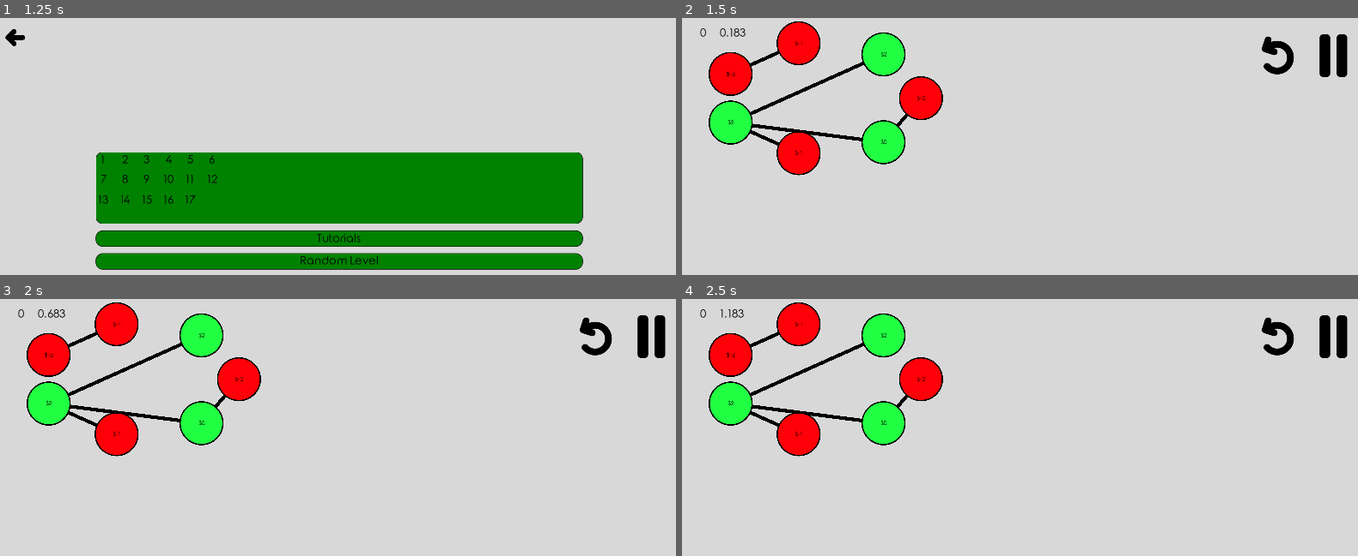
Above: before the commit, frames 1-4 (two rows, left to right).
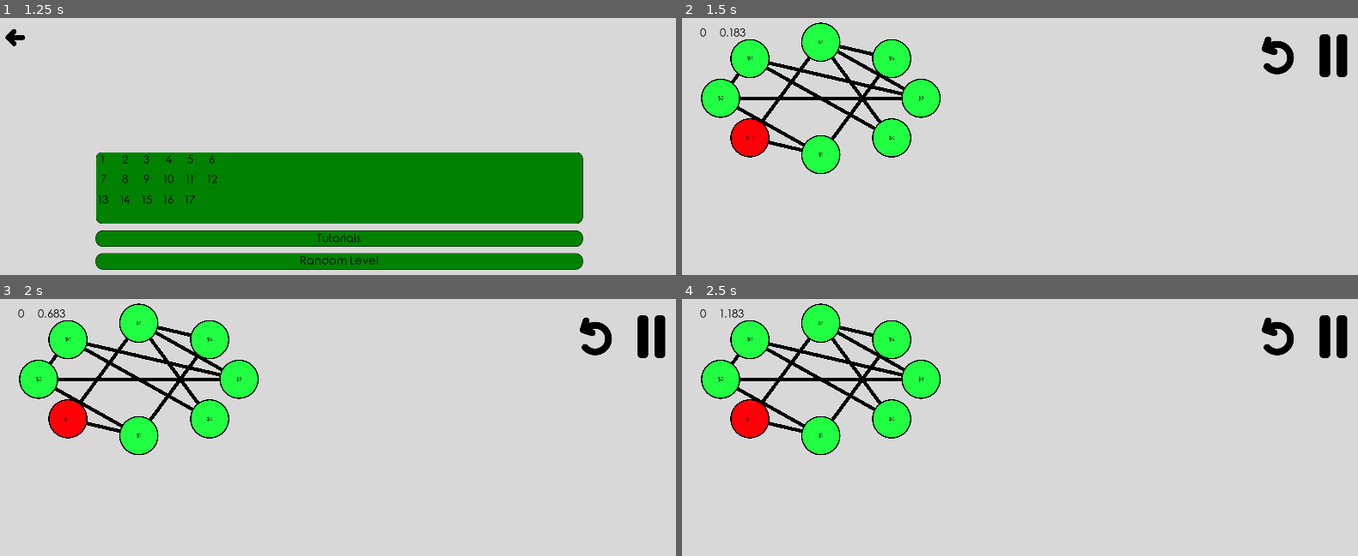
Above: after the commit, the same moments.

Repository: Inglo-Games/dollar-shuffle
Game: Godot game, scene res://scenes/main_menu.tscn
The game is run twice, just before and just after one commit, with the same random seed, the same clock (stepped at 60 frames per second) and the same inputs.
Inputs (mouse positions are in pixels of both pictures, inside the frame that each line leads up to):
- Up to frame 1 (1.25 s): click "CHOOSE LEVEL" at 0.5 s
- Up to frame 2 (1.5 s): click "Random Level" at 1.25 s
- Up to frame 3 (2 s): no input
- Up to frame 4 (2.5 s): click (1276, 337) at 2 s

Frame 1 is identical in both runs. In frame 2, 9.1% of the frame differs, in the area x 2-39%, y 1-62%; in frame 3, 9.1%; in frame 4, 9.1%.

Commit message:
Replacing UUID class with RNG seed class

Diff:
--- a/scripts/level.gd
+++ b/scripts/level.gd
@@ -13,7 +13,7 @@
 const GameGraph = preload("res://scripts/graph.gd")
 
 # Load utility classes
-const UUID = preload("res://scripts/uuid.gd")
+const RNG = preload("res://scripts/rng_seed.gd")
 
 # Load pause menu
 const PausePopup = preload("res://scripts/pause_popup.gd")
@@ -108,7 +108,7 @@
 	globals.record_win(len(moves), secs)
 	# If this is a randomly generated level...
 	if typeof(globals.current_level) == TYPE_STRING:
-		globals.current_level = UUID.gen_uuid(randi())
+		globals.current_level = RNG.gen_seed()
 		transition_graph()
 	# If this is a pre-made level...
 	elif typeof(globals.current_level) == TYPE_INT:
--- a/scripts/level_menu.gd
+++ b/scripts/level_menu.gd
@@ -3,7 +3,7 @@
 # Get referenced classes
 const FileIO = preload("res://scripts/file_io.gd")
 const LevelClass = preload("res://scripts/level.gd")
-const UUID = preload("res://scripts/uuid.gd")
+const RNG = preload("res://scripts/rng_seed.gd")
 
 # GUI objects
 onready var back_btn = get_node("back_btn")
@@ -49,7 +49,7 @@
 
 func random_level():
 	# Set the current level global var to a random string
-	globals.current_level = UUID.gen_uuid(null)
+	globals.current_level = RNG.gen_seed()
 	# Load instance of game scene
 	var level_scene = ResourceLoader.load("res://scenes/game.tscn")
 	get_tree().get_root().add_child(level_scene.instance())
--- /dev/null
+++ b/scripts/rng_seed.gd
@@ -0,0 +1,21 @@
+# This utility class allows setting the seed for the internal RNG as well as
+# generating and returning a new seed.  This allows players to select random
+# puzzles to play and replay by setting the seed accordingly.
+extends Node
+
+# Set the RNG seed to a given value
+static func set_seed(input):
+	seed(hash(input))
+
+# Generate and return a new seed
+static func gen_seed():
+	# Reset RNG
+	randomize()
+	# Generate a new string based on a random int
+	var new_seed = Marshalls.variant_to_base64(randi())
+	# Cut off the first and last 5 characters, since they're always the same
+	new_seed.erase(0,5)
+	new_seed.erase(6,5)
+	# Set new seed and return it
+	seed(hash(new_seed))
+	return new_seed
--- a/scripts/uuid.gd
+++ /dev/null
@@ -1,12 +0,0 @@
-extends Node
-
-# Generate a new UUID, with input seed if given
-static func gen_uuid(input):
-	# If input isn't null, make it the seed
-	if input != null:
-		seed(str(input).hash())
-	# Otherwise generate a new random seed
-	else:
-		randomize()
-	# Convert new randi to a base 64 string
-	return Marshalls.variant_to_base64(randi())
